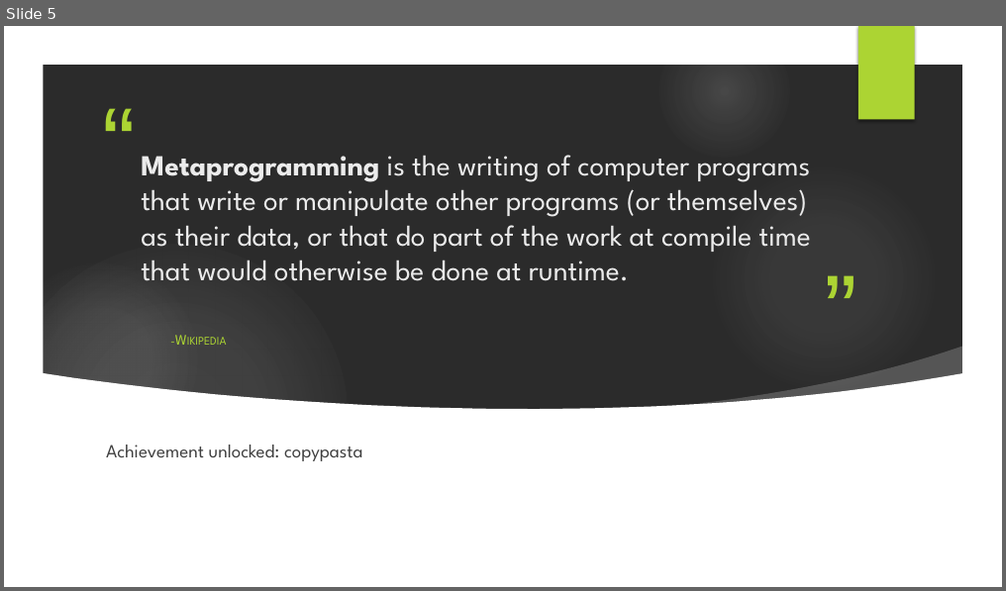
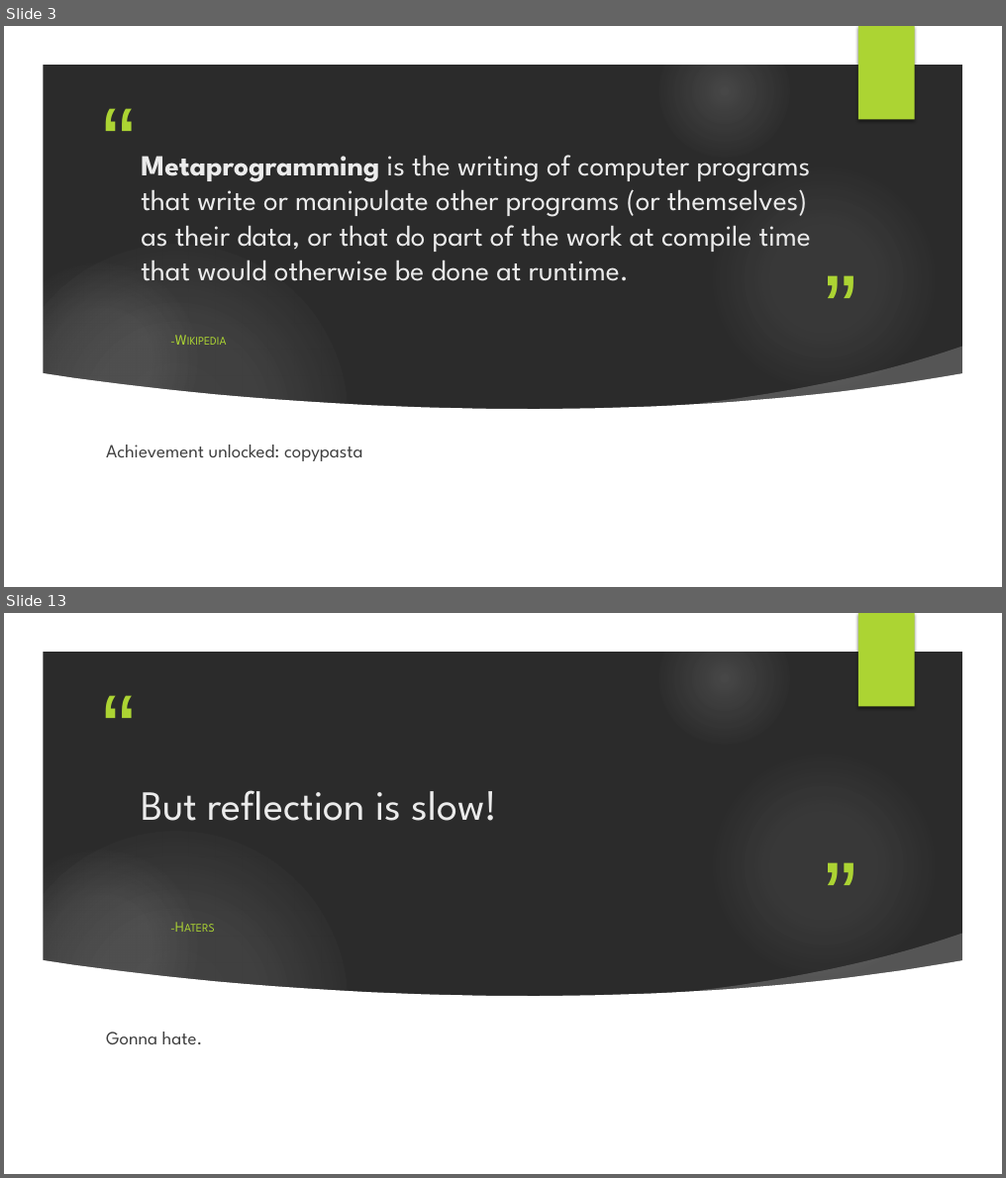
Before and after one commit to bfriesen/MetaDemo, a slide deck: I’m So Meta, Even This tAlk.pptx. Shown one above the other, each under a label of ours: slide 5 before the commit, slides 3 and 13 after it; the slides between them are not shown. The pictures are 1006x591 and 1006x1178 pixels, drawn with LibreOffice and Linux fonts; fonts in the diff are those of the drawing; background and template pictures are left out; a plain dark background stands for a picture behind light text. Boxes give left, top, right and bottom in pixels: in the first picture for what was removed or moved away, otherwise in the second. Text is boxed around its words. In the diff, an @@ line names an element or a change of style, - is before the commit and + after.

```diff
--- a/I’m So Meta, Even This tAlk.pptx
+++ b/I’m So Meta, Even This tAlk.pptx
@@ slide 13 added at box(4, 613, 1002, 1174), background picture (left out); not listed: 11 template elements that a slide beside it also shows @@
@@ title added at box(141, 790, 498, 821), 40 pt, text #EBEBEB @@
+But reflection is slow!
@@ text added at box(163, 914, 796, 942), 14 pt, text #ACD433, small capitals @@
+-Haters
@@ text added at box(106, 1032, 203, 1045), 18 pt, text #404040 @@
+Gonna hate.
@@ what was slide 5 is now slide 3 @@
```
Also in this commit, not shown: 2 slides changed, 8 other slides added, 3 slides removed.
